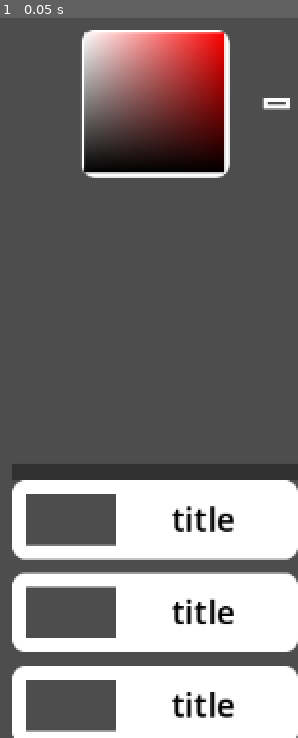
Above: before the commit, frame 1.
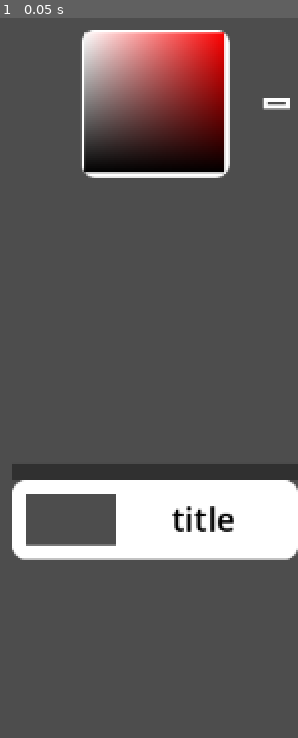
Above: after the commit, the same moment.

Repository: namooTH/nimp
Game: Godot game, scene res://components/top_level/topLevel.tscn
Same seed, same stepped clock (60 frames per second), same inputs: the game is played once before the commit and once after it. This scene is started directly instead of the project's main scene.
Inputs:
- Up to frame 1 (0.05 s): no input

The runs differ from the first frame. In frame 1, 16% of the frame differs, in the area x 4-100%, y 76-100%.

Commit message:
support inserting multiple arrays internally

Diff:
--- a/components/general/compositionScreenSelector/compositionScreenSelector.tscn
+++ b/components/general/compositionScreenSelector/compositionScreenSelector.tscn
@@ -5,16 +5,27 @@
 
 [node name="CompositionScreenSelector" type="Control"]
 layout_mode = 3
-anchors_preset = 15
-anchor_right = 1.0
-anchor_bottom = 1.0
+anchor_right = 0.991
+offset_right = 0.36792
+offset_bottom = 286.0
 grow_horizontal = 2
 grow_vertical = 2
 script = ExtResource("1_xwu8a")
 
 [node name="ThumbnailBox" parent="." instance=ExtResource("2_b87iu")]
-layout_mode = 1
-offset_right = 1152.0
-offset_bottom = 648.0
+layout_mode = 2
+anchor_right = 1.009
+offset_right = -0.278076
+offset_bottom = 172.0
 grow_horizontal = 1
 grow_vertical = 1
+
+[node name="ThumbnailBox2" parent="." instance=ExtResource("2_b87iu")]
+layout_mode = 2
+anchor_right = 1.009
+offset_left = 9.0
+offset_top = 312.0
+offset_right = 8.72192
+offset_bottom = 484.0
+grow_horizontal = 1
+grow_vertical = 1
--- a/components/general/screenSelector/screenSelector.tscn
+++ b/components/general/screenSelector/screenSelector.tscn
@@ -1,6 +1,7 @@
-[gd_scene load_steps=3 format=3 uid="uid://0icrxox7ll0t"]
+[gd_scene load_steps=4 format=3 uid="uid://0icrxox7ll0t"]
 
 [ext_resource type="PackedScene" uid="uid://wj4b1fhrjt8m" path="res://components/ui/scroller/scroller.tscn" id="1_5tsog"]
+[ext_resource type="Script" uid="uid://ct8jq4lc86o4c" path="res://components/general/screenSelector/screen_selector.gd" id="1_lepmi"]
 [ext_resource type="PackedScene" uid="uid://5w3hmvu6b3nn" path="res://components/ui/thumbnail_box/thumbnail_box.tscn" id="2_lepmi"]
 
 [node name="ScreenSelector" type="Control"]
@@ -12,11 +13,10 @@
 offset_right = 0.207977
 grow_horizontal = 2
 grow_vertical = 2
+script = ExtResource("1_lepmi")
 
-[node name="Scroller" parent="." instance=ExtResource("1_5tsog")]
-layout_mode = 1
-
-[node name="ThumbnailBox" parent="Scroller" instance=ExtResource("2_lepmi")]
+[node name="ThumbnailBox" parent="." instance=ExtResource("2_lepmi")]
+visible = false
 layout_mode = 1
 anchors_preset = 10
 anchor_right = 1.0
@@ -25,92 +25,5 @@
 grow_horizontal = 1
 grow_vertical = 1
 
-[node name="ThumbnailBox2" parent="Scroller" instance=ExtResource("2_lepmi")]
+[node name="Scroller" parent="." instance=ExtResource("1_5tsog")]
 layout_mode = 1
-anchors_preset = 10
-anchor_right = 1.0
-offset_right = 0.0
-offset_bottom = 57.0
-grow_horizontal = 1
-grow_vertical = 1
-
-[node name="ThumbnailBox3" parent="Scroller" instance=ExtResource("2_lepmi")]
-layout_mode = 1
-anchors_preset = 10
-anchor_right = 1.0
-offset_right = 0.0
-offset_bottom = 57.0
-grow_horizontal = 1
-grow_vertical = 1
-
-[node name="ThumbnailBox4" parent="Scroller" instance=ExtResource("2_lepmi")]
-layout_mode = 1
-anchors_preset = 10
-anchor_right = 1.0
-offset_right = 0.0
-offset_bottom = 57.0
-grow_horizontal = 1
-grow_vertical = 1
-
-[node name="ThumbnailBox5" parent="Scroller" instance=ExtResource("2_lepmi")]
-layout_mode = 1
-anchors_preset = 10
-anchor_right = 1.0
-offset_right = 0.0
-offset_bottom = 57.0
-grow_horizontal = 1
-grow_vertical = 1
-
-[node name="ThumbnailBox6" parent="Scroller" instance=ExtResource("2_lepmi")]
-layout_mode = 1
-anchors_preset = 10
-anchor_right = 1.0
-offset_right = 0.0
-offset_bottom = 57.0
-grow_horizontal = 1
-grow_vertical = 1
-
-[node name="ThumbnailBox7" parent="Scroller" instance=ExtResource("2_lepmi")]
-layout_mode = 1
-anchors_preset = 10
-anchor_right = 1.0
-offset_right = 0.0
-offset_bottom = 57.0
-grow_horizontal = 1
-grow_vertical = 1
-
-[node name="ThumbnailBox8" parent="Scroller" instance=ExtResource("2_lepmi")]
-layout_mode = 1
-anchors_preset = 10
-anchor_right = 1.0
-offset_right = 0.0
-offset_bottom = 57.0
-grow_horizontal = 1
-grow_vertical = 1
-
-[node name="ThumbnailBox9" parent="Scroller" instance=ExtResource("2_lepmi")]
-layout_mode = 1
-anchors_preset = 10
-anchor_right = 1.0
-offset_right = 0.0
-offset_bottom = 57.0
-grow_horizontal = 1
-grow_vertical = 1
-
-[node name="ThumbnailBox10" parent="Scroller" instance=ExtResource("2_lepmi")]
-layout_mode = 1
-anchors_preset = 10
-anchor_right = 1.0
-offset_right = 0.0
-offset_bottom = 57.0
-grow_horizontal = 1
-grow_vertical = 1
-
-[node name="ThumbnailBox11" parent="Scroller" instance=ExtResource("2_lepmi")]
-layout_mode = 1
-anchors_preset = 10
-anchor_right = 1.0
-offset_right = 0.0
-offset_bottom = 57.0
-grow_horizontal = 1
-grow_vertical = 1
--- /dev/null
+++ b/components/general/screenSelector/screen_selector.gd
@@ -0,0 +1,15 @@
+extends Control
+
+func _ready() -> void:
+	addCompositon()
+
+var compositions: Array = []
+func addCompositon():
+	var box = createTB()
+	$Scroller.insertNode(box)
+	compositions.append(box)
+
+func createTB() -> Control:
+	var box = $ThumbnailBox.duplicate()
+	box.show()
+	return box
--- a/components/ui/scroller/scroller.gd
+++ b/components/ui/scroller/scroller.gd
@@ -1,4 +1,5 @@
 extends Control
+class_name Scroller
 
 @export var padding: Vector2 = Vector2(10,10)
 
@@ -33,10 +34,32 @@
 		displayedNodes[0].position.y = -displayedNodes[0].size.y - padding.y
 		cachedUpperNodes.pop_back()
 
-#func insertNode(index: int = -1):
-#	pass
-#func sortNodes():
-#	pass
+func insertNode(node: Control, index: int = -1):
+	var accessIndex: int
+	if index < 0: accessIndex = (cachedUpperNodes.size() + displayedNodes.size() + cachedDownNodes.size()) + index + 1
+	else: accessIndex = index
+
+	var totalSize = 0
+	for listCount in range(3):
+		var workingArray: Array
+		match listCount:
+			0: workingArray = cachedUpperNodes
+			1: workingArray = displayedNodes
+			2: workingArray = cachedDownNodes
+		totalSize += workingArray.size()
+		if accessIndex <= totalSize:
+			if totalSize == 0: checkNode(node)
+			elif accessIndex <= cachedUpperNodes.size(): workingArray.insert(accessIndex, node)
+			else: workingArray.insert(workingArray.size() - (totalSize - accessIndex), node)
+			break
+
+	add_child(node)
+	#update()
+
+func findIndex(node: Control) -> int:
+	if node in cachedUpperNodes: return cachedUpperNodes.find(node)
+	elif node in displayedNodes: return displayedNodes.find(node)
+	else: return cachedDownNodes.find(node)
 
 var scrollVelocity: Vector2 = Vector2.ZERO
 func _process(delta):
@@ -52,7 +75,6 @@
 
 	smoothVelocity = lerp(smoothVelocity, Vector2.ZERO, delta * 5)
 	if displayedNodes: displayedNodes[0].position.y += scrollVelocity.y + smoothVelocity.y
-	#if absf(smoothVelocity.y) > 0.01 or scrollVelocity.y > 0.0:
 	update()
 	scrollVelocity = Vector2.ZERO
 
@@ -60,7 +82,7 @@
 	var lastNode = null
 	for node in displayedNodes:
 		if lastNode:
-			node.position.y = lastNode.position.y + lastNode.size.y + 10
+			node.position.y = lastNode.position.y + lastNode.size.y + padding.y
 			node.position.x = lastNode.position.x #+ lastNode.size.x
 		lastNode = node
 
@@ -79,7 +101,6 @@
 func checkNode(node):
 	if node in cachedDownNodes or node in cachedUpperNodes or node in displayedNodes:
 		return
-
 	if !"unrelated_" in node.name and !node is Control:
 		var errormsg = "%s is NOT in the Control class." % node
 		#GlobalMessage.appendLinuxStyleDebugText(["[color=red]BAD[/color]", errormsg])
@@ -87,13 +108,11 @@
 		return
 	if not "unrelated_" in node.name:
 		displayedNodes.append(node)
-		update()
 
 func _on_child_entered_tree(node):
 	checkNode(node)
 func _on_child_exiting_tree(node):
-	pass # Replace with function body.
-
+	pass
 
 var isHovered = false
 func _on_mouse_entered() -> void:
--- a/components/ui/thumbnail_box/thumbnail_box.tscn
+++ b/components/ui/thumbnail_box/thumbnail_box.tscn
@@ -64,3 +64,14 @@
 vertical_alignment = 1
 clip_text = true
 max_font_size = 24
+
+[node name="clickArea" type="Button" parent="."]
+modulate = Color(1, 1, 1, 0)
+layout_mode = 1
+anchors_preset = 15
+anchor_right = 1.0
+anchor_bottom = 1.0
+grow_horizontal = 2
+grow_vertical = 2
+mouse_filter = 1
+flat = true
--- a/project.godot
+++ b/project.godot
@@ -94,3 +94,7 @@
 "events": [Object(InputEventKey,"resource_local_to_scene":false,"resource_name":"","device":-1,"window_id":0,"alt_press …(189 unchanged characters)…
 ]
 }
+
+[rendering]
+
+anti_aliasing/quality/screen_space_aa=1
--- /dev/null
+++ b/test/array-test.tscn
@@ -0,0 +1,6 @@
+[gd_scene load_steps=2 format=3 uid="uid://mtoqkjuyy61c"]
+
+[ext_resource type="Script" uid="uid://dsmu5n7hpjakc" path="res://test/array_test.gd" id="1_eynj2"]
+
+[node name="Array-test" type="Node"]
+script = ExtResource("1_eynj2")
--- /dev/null
+++ b/test/array_test.gd
@@ -0,0 +1,25 @@
+extends Node
+
+func _ready() -> void:
+	var insertAtIndex = -1
+
+	var firstarray = []
+	var secondarray = []
+	var thirdarray = []
+
+	var accessIndex: int
+	if insertAtIndex < 0: accessIndex = (firstarray.size() + secondarray.size() + thirdarray.size()) + insertAtIndex + 1
+	else: accessIndex = insertAtIndex
+
+	var totalSize = 0
+	for listCount in range(3):
+		var workingArray: Array
+		match listCount:
+			0: workingArray = firstarray
+			1: workingArray = secondarray
+			2: workingArray = thirdarray
+		totalSize += workingArray.size()
+		if accessIndex <= totalSize:
+			if accessIndex <= firstarray.size(): workingArray.insert(accessIndex, "hello")
+			else: workingArray.insert(workingArray.size() - (totalSize - accessIndex), "hello")
+			break
Not shown, added: components/general/screenSelector/screen_selector.gd.uid
Not shown, added: test/array_test.gd.uid
